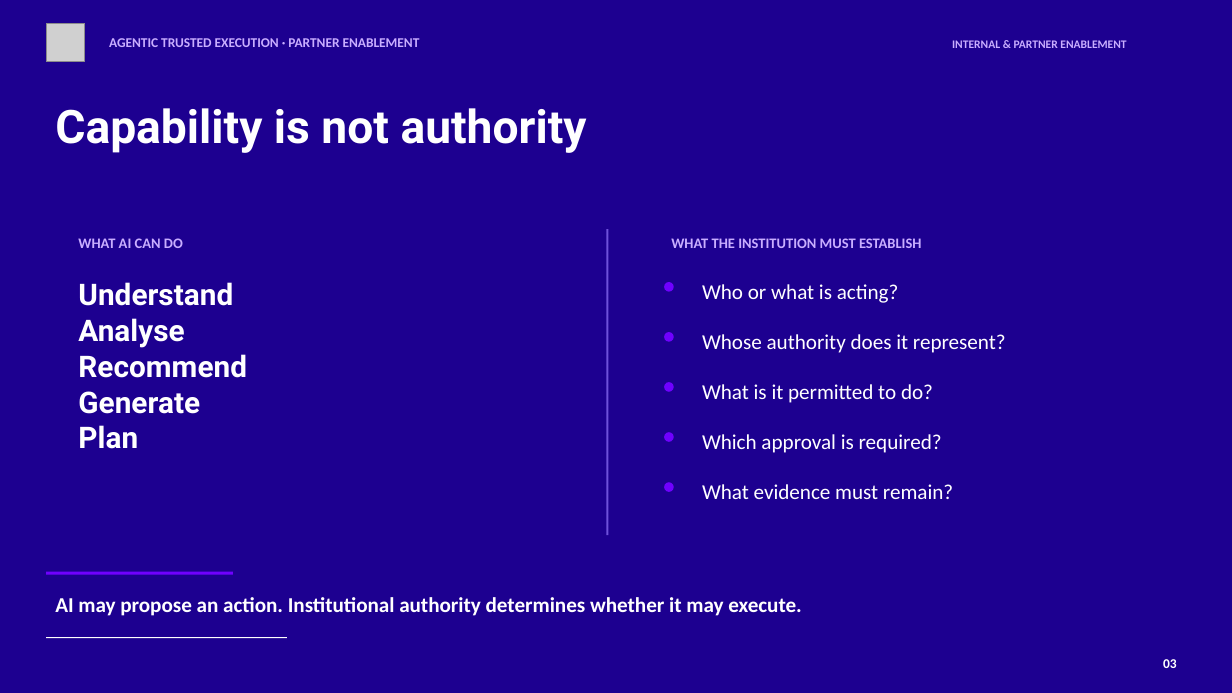
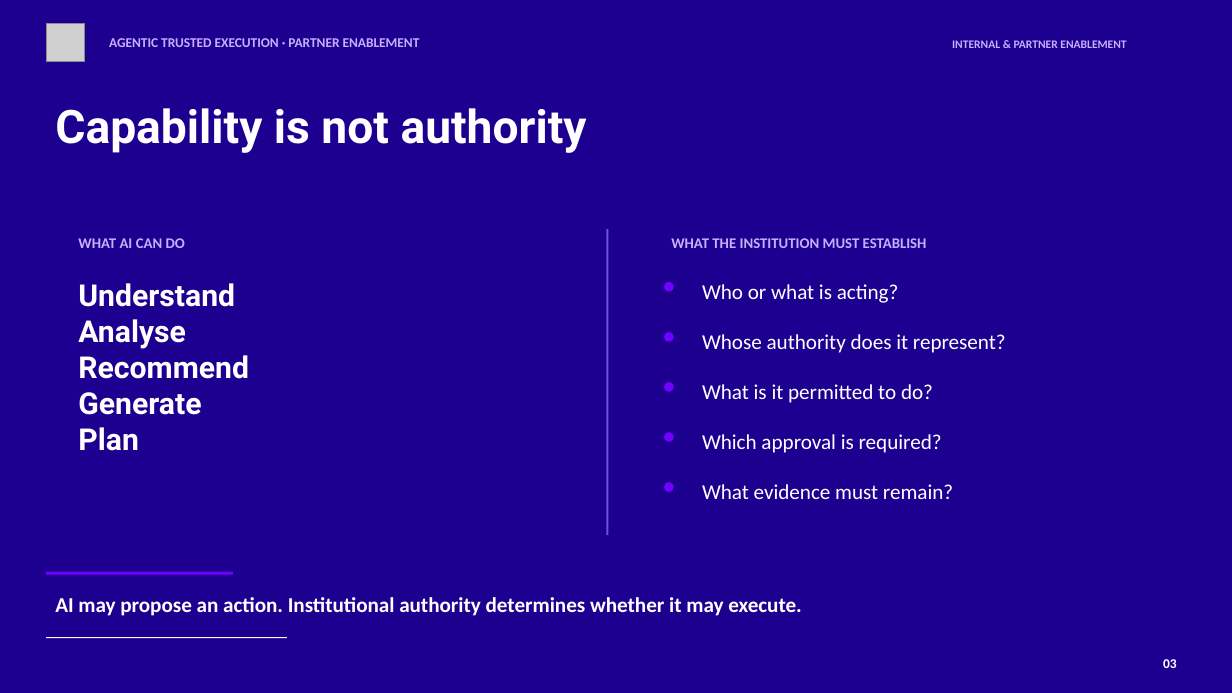
Before and after one commit to josefpalaxo/sales-system, a slide deck: slide 3 of work/slides/agentic-trusted-execution-partner-enablement/output/agentic-trusted-execution-partner-enablement.pptx. Drawn at 1232x693 pixels with LibreOffice and Linux fonts; fonts in the diff are those of the drawing; grey boxes stand for pictures. Boxes give left, top, right and bottom in pixels: in the first picture for what was removed or moved away, otherwise in the second. Text is boxed around its words. In the diff, an @@ line names an element or a change of style, - is before the commit and + after.

```diff
--- a/work/slides/agentic-trusted-execution-partner-enablement/output/agentic-trusted-execution-partner-enablement.pptx
+++ b/work/slides/agentic-trusted-execution-partner-enablement/output/agentic-trusted-execution-partner-enablement.pptx
@@ text "WHAT AI CAN DO" at (x1=78, y1=238, x2=185, y2=248): size 11.2 to 11.5 pt @@
@@ text "WHAT THE INSTITUTION MUST ESTABLISH" at (x1=671, y1=238, x2=927, y2=248): size 11.2 to 11.5 pt @@
@@ text "Understand" at (x1=78, y1=283, x2=249, y2=451): size 23.2 to 23.5 pt @@
```
Also in this commit, not shown: 13 other slides changed, 46 other files.
